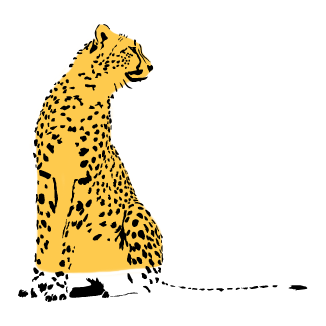
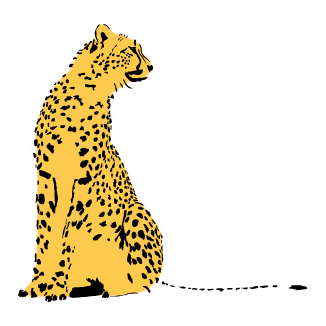
Before/after of a w=326, h=326 layered artwork. What changed in the layer stack:
painted on "Color (v1)" over [22, 238, 166, 298]
